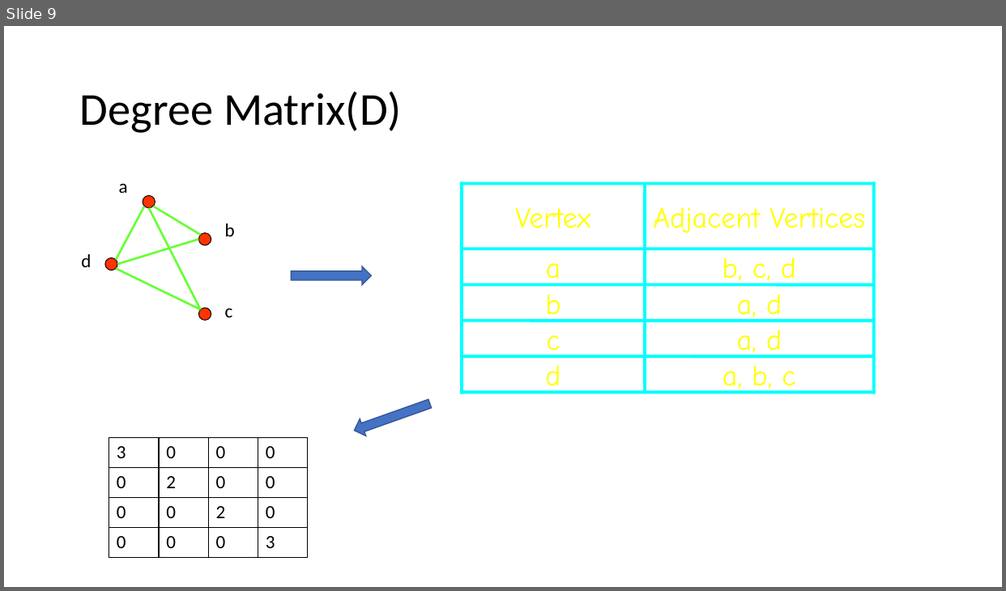
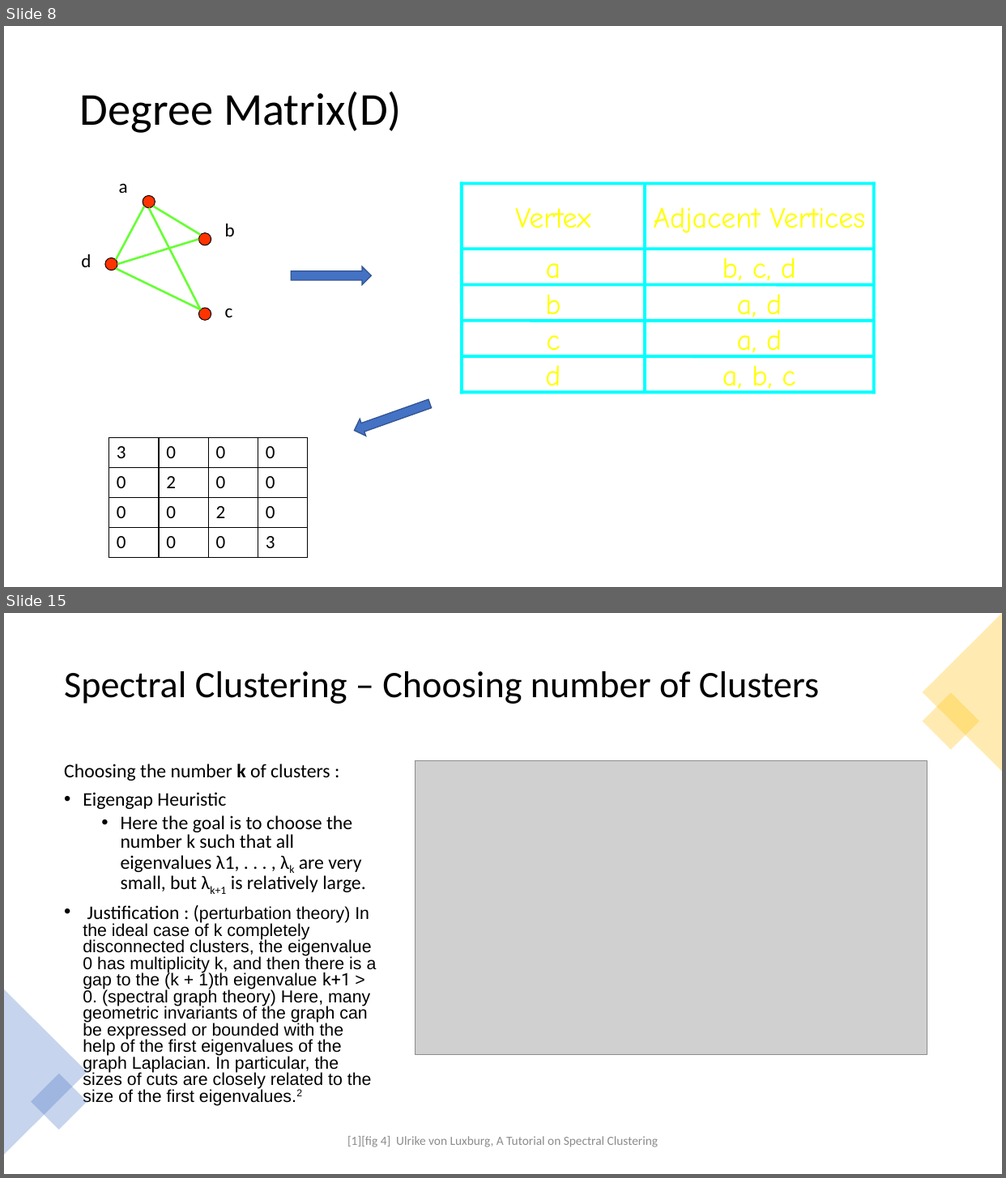
Before and after one commit to Kanchanfisky/SpectralClustering, a slide deck: Spectral Clustering.pptx. Shown one above the other, each under a label of ours: slide 9 before the commit, slides 8 and 15 after it; the slides between them are not shown. The pictures are 1006x591 and 1006x1178 pixels, drawn with LibreOffice and Linux fonts; fonts in the diff are those of the drawing; grey boxes stand for pictures. Boxes give left, top, right and bottom in pixels: in the first picture for what was removed or moved away, otherwise in the second. Text is boxed around its words. In the diff, an @@ line names an element or a change of style, - is before the commit and + after.

```diff
--- a/Spectral Clustering.pptx
+++ b/Spectral Clustering.pptx
@@ slide 15 added at (4, 613, 1002, 1174), background #FFFFFF @@
@@ triangle added at (923, 613, 1002, 772), fill #FFC000 at 30% opacity @@
@@ title added at (64, 671, 819, 704), 36 pt, text #000000 @@
+Spectral Clustering – Choosing number of Clusters
@@ rectangle added at (923, 693, 979, 750), fill #FFC000 at 30% opacity @@
@@ text added at (64, 764, 377, 1106), 16.6 pt, text #000000 @@
+Choosing the number k of clusters :
+• Eigengap Heuristic
+  • Here the goal is to choose the number k such that all eigenvalues λ1, . . . , λk are very small, but λk+1 is relatively large.
+• Justification : (perturbation theory) In the ideal case of k completely disconnected clusters, the eigenvalue 0 has multiplicity k, and then there is a gap to the (k + 1)th eigenvalue k+1 > 0. (spectral graph theory) Here, many geometric invariants of the graph can be expressed or bounded with the help of the first eigenvalues of the graph Laplacian. In particular, the sizes of cuts are closely related to the size of the first eigenvalues.2
@@ picture added at (415, 760, 928, 1054) @@
@@ triangle added at (4, 990, 87, 1155), fill #4472C4 at 30% opacity @@
@@ rectangle added at (31, 1073, 87, 1130), fill #4472C4 at 30% opacity @@
@@ text added at (347, 1136, 658, 1148), 12 pt, text #8C8C8C @@
+[1][fig 4] Ulrike von Luxburg, A Tutorial on Spectral Clustering
@@ what was slide 9 is now slide 8 @@
```
Also in this commit, not shown: 11 slides changed, 5 other slides added, 16 slides removed, 1 other file.
